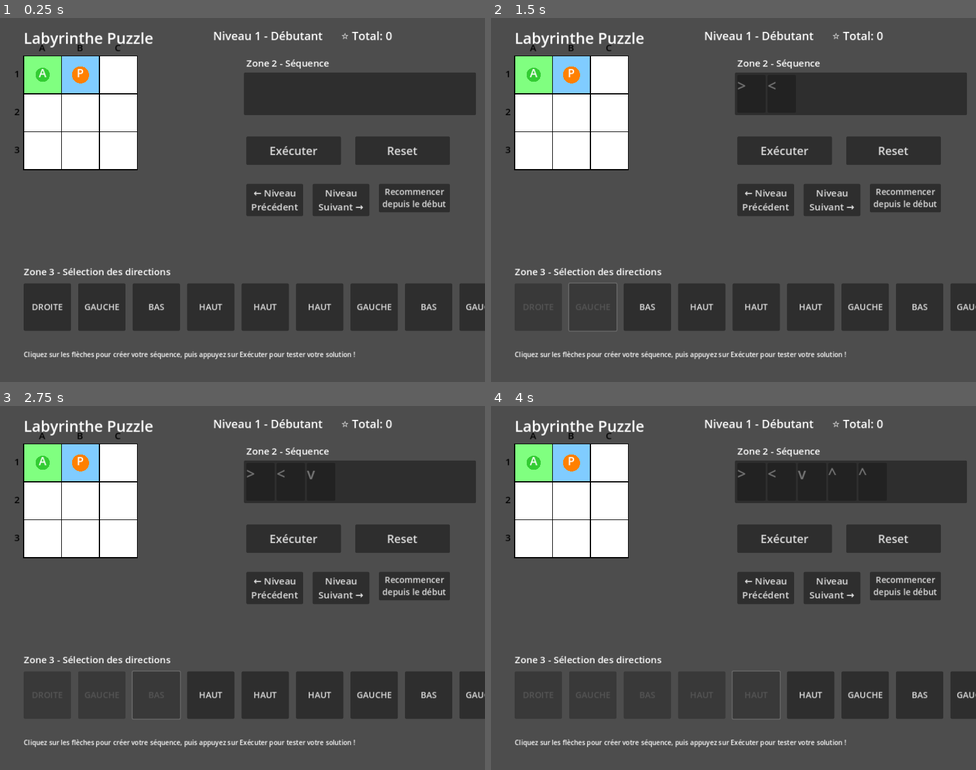
Above: before the commit, frames 1-4 (two rows, left to right).
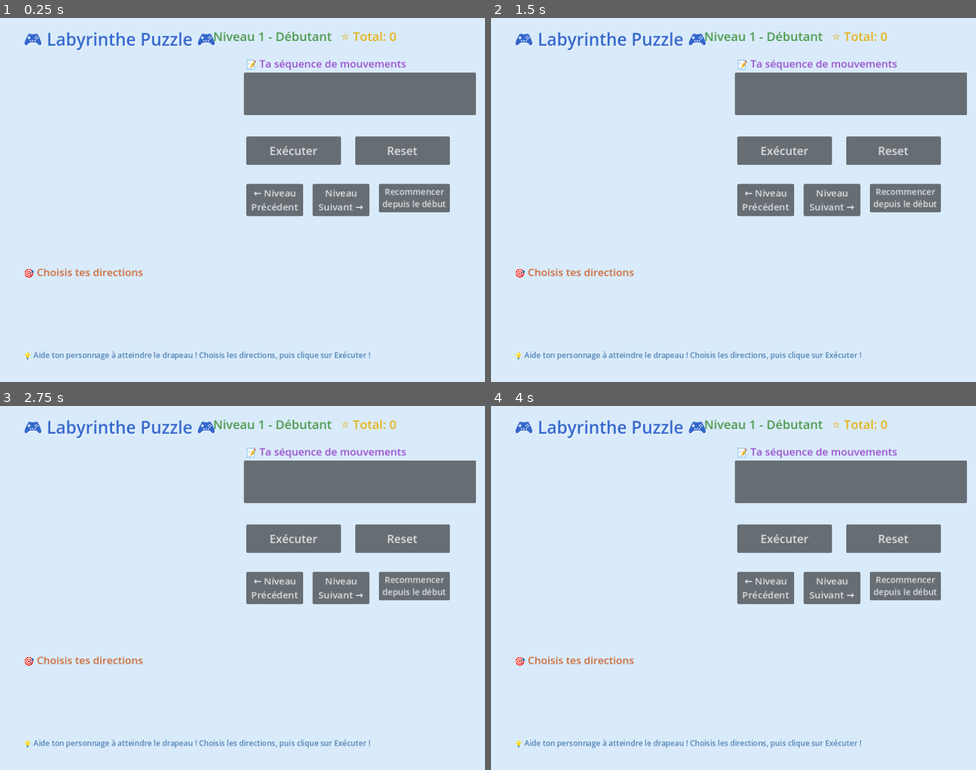
Above: after the commit, the same moments.

Repository: Robbibb/Labirinthe_Godot
Game: Godot game, scene res://Main.tscn
Two runs of this game, one before a commit and one after it. Both use one fixed random seed, a clock stepped at 60 frames per second and the inputs below.
Inputs (mouse positions are in pixels of both pictures, inside the frame that each line leads up to):
- Up to frame 1 (0.25 s): no input
- Up to frame 2 (1.5 s): click (539, 305) at 0.5 s, where only the run before the commit has a clickable "DROITE"; click (592, 305) at 1.25 s, where only the run before the commit has a clickable "GAUCHE"
- Up to frame 3 (2.75 s): click (155, 693) at 2 s, where only the run before the commit has a clickable "BAS"
- Up to frame 4 (4 s): click (699, 693) at 2.75 s, where only the run before the commit has a clickable "HAUT"; click (757, 693) at 3.5 s, where only the run before the commit has a clickable "HAUT"

The runs differ from the first frame. In frame 1, 100% of the frame differs, in the area x 0-100%, y 0-100%; in frame 2, 100%; in frame 3, 99%; in frame 4, 99%.
Error after the commit: Invalid assignment of property or key 'border_width_all' with value of type 'int' on a base object of type 'StyleBoxFlat'. (res://DirectionSelector.gd:63)

Commit message:
Moderniser l'interface pour enfants avec visuels ludiques
- Ajouter un personnage mignon avec visage pour le joueur (yeux, sourire)
- Créer un drapeau doré avec étoile pour l'arrivée
- Dessiner des murs en briques texturées pour les obstacles
- Ajouter un arrière-plan bleu clair apaisant
- Styliser tous les boutons avec couleurs vives et coins arrondis
- Ajouter des emojis aux titres et labels (🎮, 📝, 🎯, 💡)
- Utiliser des triangles pleins colorés (▲▼◀▶) dans la séquence
- Ajouter des emojis de flèches (➡️⬅️⬆️⬇️) aux boutons de direction
- Améliorer la palette de couleurs générale pour être plus attrayante

Diff:
--- a/DirectionSelector.gd
+++ b/DirectionSelector.gd
@@ -32,20 +32,57 @@
 		var button = Button.new()
 		button.custom_minimum_size = Vector2(100, 100)
 
-		# Texte du bouton selon la direction
+		# Texte et couleur du bouton selon la direction
 		var arrow_text = ""
+		var button_color = Color.WHITE
 		match direction:
 			0:  # RIGHT
-				arrow_text = "DROITE"
+				arrow_text = "➡️ DROITE"
+				button_color = Color(0.4, 0.7, 1.0)  # Bleu clair
 			1:  # LEFT
-				arrow_text = "GAUCHE"
+				arrow_text = "⬅️ GAUCHE"
+				button_color = Color(1.0, 0.6, 0.4)  # Orange clair
 			2:  # UP
-				arrow_text = "HAUT"
+				arrow_text = "⬆️ HAUT"
+				button_color = Color(0.6, 1.0, 0.6)  # Vert clair
 			3:  # DOWN
-				arrow_text = "BAS"
+				arrow_text = "⬇️ BAS"
+				button_color = Color(1.0, 0.9, 0.4)  # Jaune
 
 		button.text = arrow_text
-		button.add_theme_font_size_override("font_size", 18)
+		button.add_theme_font_size_override("font_size", 16)
+		button.add_theme_color_override("font_color", Color.BLACK)
+
+		# Créer un StyleBox coloré pour le bouton
+		var style_normal = StyleBoxFlat.new()
+		style_normal.bg_color = button_color
+		style_normal.corner_radius_top_left = 10
+		style_normal.corner_radius_top_right = 10
+		style_normal.corner_radius_bottom_left = 10
+		style_normal.corner_radius_bottom_right = 10
+		style_normal.border_width_all = 3
+		style_normal.border_color = Color.WHITE
+		button.add_theme_stylebox_override("normal", style_normal)
+
+		var style_hover = StyleBoxFlat.new()
+		style_hover.bg_color = button_color.lightened(0.2)
+		style_hover.corner_radius_top_left = 10
+		style_hover.corner_radius_top_right = 10
+		style_hover.corner_radius_bottom_left = 10
+		style_hover.corner_radius_bottom_right = 10
+		style_hover.border_width_all = 3
+		style_hover.border_color = Color.WHITE
+		button.add_theme_stylebox_override("hover", style_hover)
+
+		var style_pressed = StyleBoxFlat.new()
+		style_pressed.bg_color = button_color.darkened(0.2)
+		style_pressed.corner_radius_top_left = 10
+		style_pressed.corner_radius_top_right = 10
+		style_pressed.corner_radius_bottom_left = 10
+		style_pressed.corner_radius_bottom_right = 10
+		style_pressed.border_width_all = 3
+		style_pressed.border_color = Color.WHITE
+		button.add_theme_stylebox_override("pressed", style_pressed)
 
 		# Stocker la direction dans les métadonnées du bouton
 		button.set_meta("direction", direction)
--- a/Grid.gd
+++ b/Grid.gd
@@ -38,36 +38,126 @@
 			var rect = Rect2(x * CELL_SIZE, y * CELL_SIZE, CELL_SIZE, CELL_SIZE)
 			var pos = Vector2i(x, y)
 
-			# Couleur de fond de la case
-			var color = Color.WHITE
+			# Couleur de fond de la case avec dégradé
+			var color = Color(0.95, 0.95, 0.98)  # Blanc-bleuté léger
 			if pos == start_pos:
-				color = Color(0.5, 0.8, 1.0)  # Bleu clair pour le départ
+				color = Color(0.7, 0.9, 1.0)  # Bleu clair pour le départ
 			elif pos == end_pos:
-				color = Color(0.5, 1.0, 0.5)  # Vert clair pour l'arrivée
+				color = Color(0.7, 1.0, 0.7)  # Vert clair pour l'arrivée
 			elif obstacles.has(pos):
-				color = Color(0.3, 0.3, 0.3)  # Gris foncé pour les obstacles
+				# On ne dessine pas de fond pour les obstacles
+				color = Color(0.85, 0.85, 0.88)
 
 			draw_rect(rect, color, true)
-			draw_rect(rect, Color.BLACK, false, 2.0)
+			draw_rect(rect, Color(0.6, 0.6, 0.7), false, 3.0)  # Bordure plus épaisse
+
+	# Dessiner les obstacles en premier (derrière les autres éléments)
+	for obstacle_pos in obstacles:
+		draw_obstacle(grid_to_pixel(obstacle_pos))
 
 	# Dessiner les labels de colonnes (A, B, C, D, E, F, G, H, I)
 	var columns = ["A", "B", "C", "D", "E", "F", "G", "H", "I"]
 	for i in range(min(GRID_SIZE, columns.size())):
 		var label_pos = Vector2(i * CELL_SIZE + CELL_SIZE / 2 - 8, -10)
-		draw_string(ThemeDB.fallback_font, label_pos, columns[i], HORIZONTAL_ALIGNMENT_LEFT, -1, 20, Color.BLACK)
+		draw_string(ThemeDB.fallback_font, label_pos, columns[i], HORIZONTAL_ALIGNMENT_LEFT, -1, 20, Color(0.3, 0.3, 0.5))
 
 	# Dessiner les labels de lignes (1, 2, 3, 4, 5)
 	for i in range(GRID_SIZE):
 		var label_pos = Vector2(-20, i * CELL_SIZE + CELL_SIZE / 2 + 5)
-		draw_string(ThemeDB.fallback_font, label_pos, str(i + 1), HORIZONTAL_ALIGNMENT_LEFT, -1, 20, Color.BLACK)
+		draw_string(ThemeDB.fallback_font, label_pos, str(i + 1), HORIZONTAL_ALIGNMENT_LEFT, -1, 20, Color(0.3, 0.3, 0.5))
 
-	# Dessiner les icônes de départ et arrivée
-	draw_circle(grid_to_pixel(start_pos), 15, Color(0.2, 0.4, 0.8))
-	draw_string(ThemeDB.fallback_font, grid_to_pixel(start_pos) - Vector2(8, -5), "D", HORIZONTAL_ALIGNMENT_LEFT, -1, 24, Color.WHITE)
+	# Dessiner le drapeau d'arrivée
+	draw_flag(grid_to_pixel(end_pos))
 
-	draw_circle(grid_to_pixel(end_pos), 15, Color(0.2, 0.8, 0.2))
-	draw_string(ThemeDB.fallback_font, grid_to_pixel(end_pos) - Vector2(8, -5), "A", HORIZONTAL_ALIGNMENT_LEFT, -1, 24, Color.WHITE)
+	# Dessiner le point de départ
+	draw_start_marker(grid_to_pixel(start_pos))
 
-	# Dessiner le joueur avec la couleur flash
-	draw_circle(grid_to_pixel(player_pos), 18, player_flash_color)
-	draw_string(ThemeDB.fallback_font, grid_to_pixel(player_pos) - Vector2(8, -5), "P", HORIZONTAL_ALIGNMENT_LEFT, -1, 24, Color.WHITE)
+	# Dessiner le joueur (toujours au-dessus)
+	draw_player(grid_to_pixel(player_pos))
+
+func draw_player(pos: Vector2):
+	"""Dessine un personnage mignon pour le joueur"""
+	# Corps principal (cercle avec la couleur flash)
+	draw_circle(pos, 22, player_flash_color)
+	draw_circle(pos, 22, Color.WHITE, false, 3.0)  # Contour blanc
+
+	# Yeux
+	var eye_offset = 8
+	draw_circle(pos + Vector2(-eye_offset, -5), 4, Color.WHITE)
+	draw_circle(pos + Vector2(eye_offset, -5), 4, Color.WHITE)
+	draw_circle(pos + Vector2(-eye_offset, -5), 2, Color.BLACK)
+	draw_circle(pos + Vector2(eye_offset, -5), 2, Color.BLACK)
+
+	# Sourire
+	var smile_points = PackedVector2Array()
+	for i in range(7):
+		var angle = PI * 0.2 + (i * PI * 0.6 / 6)
+		var smile_radius = 10
+		smile_points.append(pos + Vector2(cos(angle) * smile_radius, sin(angle) * smile_radius + 2))
+	draw_polyline(smile_points, Color.BLACK, 3.0)
+
+func draw_flag(pos: Vector2):
+	"""Dessine un drapeau coloré pour l'arrivée"""
+	# Mât du drapeau
+	draw_line(pos + Vector2(5, -20), pos + Vector2(5, 15), Color(0.4, 0.3, 0.2), 3.0)
+
+	# Drapeau triangulaire
+	var flag_points = PackedVector2Array([
+		pos + Vector2(5, -20),
+		pos + Vector2(30, -10),
+		pos + Vector2(5, 0)
+	])
+	draw_colored_polygon(flag_points, Color(1.0, 0.8, 0.0))  # Jaune doré
+	draw_polyline(flag_points, Color(0.8, 0.6, 0.0), 2.0)
+
+	# Base du drapeau
+	draw_circle(pos + Vector2(5, 15), 5, Color(0.4, 0.3, 0.2))
+
+	# Étoile sur le drapeau
+	draw_star(pos + Vector2(15, -10), 5, Color.WHITE)
+
+func draw_start_marker(pos: Vector2):
+	"""Dessine un marqueur de départ"""
+	# Cercle de départ
+	draw_circle(pos, 18, Color(0.3, 0.6, 1.0))
+	draw_circle(pos, 18, Color.WHITE, false, 3.0)
+
+	# Flèche vers le haut
+	var arrow_points = PackedVector2Array([
+		pos + Vector2(0, -8),
+		pos + Vector2(-6, 2),
+		pos + Vector2(-2, 2),
+		pos + Vector2(-2, 8),
+		pos + Vector2(2, 8),
+		pos + Vector2(2, 2),
+		pos + Vector2(6, 2)
+	])
+	draw_colored_polygon(arrow_points, Color.WHITE)
+
+func draw_obstacle(pos: Vector2):
+	"""Dessine un mur avec texture de briques"""
+	var brick_size = 15
+	var offset_x = -30
+	var offset_y = -30
+
+	# Dessiner plusieurs "briques"
+	for row in range(4):
+		for col in range(4):
+			var brick_x = pos.x + offset_x + col * brick_size + (brick_size / 2 if row % 2 == 1 else 0)
+			var brick_y = pos.y + offset_y + row * brick_size
+
+			# Couleur variant légèrement pour chaque brique
+			var brick_color = Color(0.5 + randf() * 0.1, 0.3 + randf() * 0.1, 0.25 + randf() * 0.1)
+			var brick_rect = Rect2(brick_x, brick_y, brick_size - 2, brick_size - 2)
+
+			draw_rect(brick_rect, brick_color, true)
+			draw_rect(brick_rect, Color(0.3, 0.2, 0.15), false, 1.5)
+
+func draw_star(pos: Vector2, size: float, color: Color):
+	"""Dessine une étoile à 5 branches"""
+	var points = PackedVector2Array()
+	for i in range(10):
+		var angle = -PI / 2 + i * PI / 5
+		var radius = size if i % 2 == 0 else size * 0.4
+		points.append(pos + Vector2(cos(angle) * radius, sin(angle) * radius))
+	draw_colored_polygon(points, color)
--- a/Main.tscn
+++ b/Main.tscn
@@ -15,6 +15,12 @@
 [node name="Player" type="Sprite2D" parent="Grid"]
 modulate = Color(1, 0.5, 0, 1)
 
+[node name="Background" type="ColorRect" parent="."]
+offset_right = 1024.0
+offset_bottom = 768.0
+color = Color(0.85, 0.92, 0.98, 1)
+mouse_filter = 2
+
 [node name="UI" type="Control" parent="."]
 layout_mode = 3
 anchors_preset = 0
@@ -27,8 +33,12 @@
 offset_top = 20.0
 offset_right = 400.0
 offset_bottom = 60.0
-theme_override_font_sizes/font_size = 32
-text = "Labyrinthe Puzzle"
+theme_override_colors/font_color = Color(0.2, 0.4, 0.8, 1)
+theme_override_colors/font_shadow_color = Color(1, 1, 1, 0.5)
+theme_override_constants/shadow_offset_x = 2
+theme_override_constants/shadow_offset_y = 2
+theme_override_font_sizes/font_size = 36
+text = "🎮 Labyrinthe Puzzle 🎮"
 
 [node name="LevelLabel" type="Label" parent="UI"]
 layout_mode = 0
@@ -36,7 +46,8 @@
 offset_top = 20.0
 offset_right = 700.0
 offset_bottom = 50.0
-theme_override_font_sizes/font_size = 24
+theme_override_colors/font_color = Color(0.3, 0.6, 0.3, 1)
+theme_override_font_sizes/font_size = 26
 text = "Niveau 1 - Débutant"
 
 [node name="StarsLabel" type="Label" parent="UI"]
@@ -45,7 +56,8 @@
 offset_top = 20.0
 offset_right = 900.0
 offset_bottom = 50.0
-theme_override_font_sizes/font_size = 24
+theme_override_colors/font_color = Color(0.9, 0.7, 0.1, 1)
+theme_override_font_sizes/font_size = 26
 text = "⭐ Total: 0"
 
 [node name="PreviousLevelButton" type="Button" parent="UI"]
@@ -84,8 +96,9 @@
 offset_top = 80.0
 offset_right = 750.0
 offset_bottom = 110.0
-theme_override_font_sizes/font_size = 20
-text = "Zone 2 - Séquence"
+theme_override_colors/font_color = Color(0.6, 0.3, 0.8, 1)
+theme_override_font_sizes/font_size = 22
+text = "📝 Ta séquence de mouvements"
 
 [node name="Sequencer" type="HBoxContainer" parent="UI"]
 layout_mode = 0
@@ -107,10 +120,11 @@
 layout_mode = 0
 offset_left = 50.0
 offset_top = 520.0
-offset_right = 350.0
+offset_right = 450.0
 offset_bottom = 550.0
-theme_override_font_sizes/font_size = 20
-text = "Zone 3 - Sélection des directions"
+theme_override_colors/font_color = Color(0.8, 0.4, 0.2, 1)
+theme_override_font_sizes/font_size = 22
+text = "🎯 Choisis tes directions"
 
 [node name="DirectionSelector" type="VBoxContainer" parent="UI"]
 layout_mode = 0
@@ -144,6 +158,7 @@
 offset_top = 700.0
 offset_right = 1000.0
 offset_bottom = 750.0
-theme_override_font_sizes/font_size = 14
-text = "Cliquez sur les flèches pour créer votre séquence, puis appuyez sur Exécuter pour tester votre solution !"
+theme_override_colors/font_color = Color(0.3, 0.5, 0.7, 1)
+theme_override_font_sizes/font_size = 16
+text = "💡 Aide ton personnage à atteindre le drapeau ! Choisis les directions, puis clique sur Exécuter !"
 autowrap_mode = 3
--- a/Sequencer.gd
+++ b/Sequencer.gd
@@ -22,6 +22,29 @@
 	var arrow_panel = Panel.new()
 	arrow_panel.custom_minimum_size = Vector2(ARROW_SIZE, ARROW_SIZE)
 
+	# Couleur selon la direction (même que les boutons)
+	var panel_color = Color.WHITE
+	match direction:
+		0:  # RIGHT
+			panel_color = Color(0.4, 0.7, 1.0)  # Bleu clair
+		1:  # LEFT
+			panel_color = Color(1.0, 0.6, 0.4)  # Orange clair
+		2:  # UP
+			panel_color = Color(0.6, 1.0, 0.6)  # Vert clair
+		3:  # DOWN
+			panel_color = Color(1.0, 0.9, 0.4)  # Jaune
+
+	# Style du panel
+	var style = StyleBoxFlat.new()
+	style.bg_color = panel_color
+	style.corner_radius_top_left = 8
+	style.corner_radius_top_right = 8
+	style.corner_radius_bottom_left = 8
+	style.corner_radius_bottom_right = 8
+	style.border_width_all = 2
+	style.border_color = Color.WHITE
+	arrow_panel.add_theme_stylebox_override("panel", style)
+
 	var arrow_label = Label.new()
 	arrow_label.horizontal_alignment = HORIZONTAL_ALIGNMENT_CENTER
 	arrow_label.vertical_alignment = VERTICAL_ALIGNMENT_CENTER
@@ -32,16 +55,17 @@
 	var arrow_text = ""
 	match direction:
 		0:  # RIGHT
-			arrow_text = ">"
+			arrow_text = "▶"
 		1:  # LEFT
-			arrow_text = "<"
+			arrow_text = "◀"
 		2:  # UP
-			arrow_text = "^"
+			arrow_text = "▲"
 		3:  # DOWN
-			arrow_text = "v"
+			arrow_text = "▼"
 
 	arrow_label.text = arrow_text
-	arrow_label.add_theme_font_size_override("font_size", 32)
+	arrow_label.add_theme_font_size_override("font_size", 36)
+	arrow_label.add_theme_color_override("font_color", Color.BLACK)
 
 	arrow_panel.add_child(arrow_label)
 	add_child(arrow_panel)
